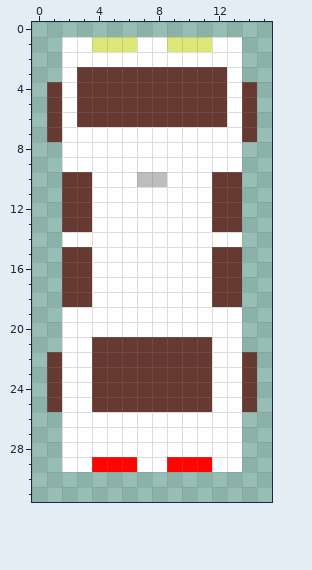
One commit to this pixel-art sprite: sprites/white_car.png. Above: the version before the commit.
The file is 16x32 pixels.
After the commit:
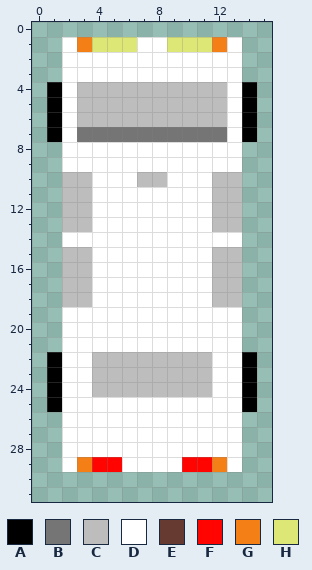
Palette (. is transparent): A #000000  B #757575  C #bdbdbd  D #ffffff  E #663931  F #ff0400  G #f57f17  H #dce775
Diff:
{"y":1,"x":3,"old":"D","new":"G"}
{"y":1,"x":12,"old":"D","new":"G"}
{"y":3,"x":3,"old":"EEEEEEEEEE","new":"DDDDDDDDDD"}
{"y":4,"x":1,"old":"E","new":"A"}
{"y":4,"x":3,"old":"EEEEEEEEEE","new":"CCCCCCCCCC"}
{"y":4,"x":14,"old":"E","new":"A"}
{"y":5,"x":1,"old":"E","new":"A"}
{"y":5,"x":3,"old":"EEEEEEEEEE","new":"CCCCCCCCCC"}
{"y":5,"x":14,"old":"E","new":"A"}
{"y":6,"x":1,"old":"E","new":"A"}
{"y":6,"x":3,"old":"EEEEEEEEEE","new":"CCCCCCCCCC"}
{"y":6,"x":14,"old":"E","new":"A"}
{"y":7,"x":1,"old":"E","new":"A"}
{"y":7,"x":3,"old":"DDDDDDDDDD","new":"BBBBBBBBBB"}
{"y":7,"x":14,"old":"E","new":"A"}
{"y":10,"x":2,"old":"EE","new":"CC"}
{"y":10,"x":12,"old":"EE","new":"CC"}
{"y":11,"x":2,"old":"EE","new":"CC"}
{"y":11,"x":12,"old":"EE","new":"CC"}
{"y":12,"x":2,"old":"EE","new":"CC"}
{"y":12,"x":12,"old":"EE","new":"CC"}
{"y":13,"x":2,"old":"EE","new":"CC"}
{"y":13,"x":12,"old":"EE","new":"CC"}
{"y":15,"x":2,"old":"EE","new":"CC"}
{"y":15,"x":12,"old":"EE","new":"CC"}
{"y":16,"x":2,"old":"EE","new":"CC"}
{"y":16,"x":12,"old":"EE","new":"CC"}
{"y":17,"x":2,"old":"EE","new":"CC"}
{"y":17,"x":12,"old":"EE","new":"CC"}
{"y":18,"x":2,"old":"EE","new":"CC"}
{"y":18,"x":12,"old":"EE","new":"CC"}
{"y":21,"x":4,"old":"EEEEEEEE","new":"DDDDDDDD"}
{"y":22,"x":1,"old":"E","new":"A"}
{"y":22,"x":4,"old":"EEEEEEEE","new":"CCCCCCCC"}
{"y":22,"x":14,"old":"E","new":"A"}
{"y":23,"x":1,"old":"E","new":"A"}
{"y":23,"x":4,"old":"EEEEEEEE","new":"CCCCCCCC"}
{"y":23,"x":14,"old":"E","new":"A"}
{"y":24,"x":1,"old":"E","new":"A"}
{"y":24,"x":4,"old":"EEEEEEEE","new":"CCCCCCCC"}
{"y":24,"x":14,"old":"E","new":"A"}
{"y":25,"x":1,"old":"E","new":"A"}
{"y":25,"x":4,"old":"EEEEEEEE","new":"DDDDDDDD"}
{"y":25,"x":14,"old":"E","new":"A"}
{"y":29,"x":3,"old":"D","new":"G"}
{"y":29,"x":6,"old":"F","new":"D"}
{"y":29,"x":9,"old":"F","new":"D"}
{"y":29,"x":12,"old":"D","new":"G"}
